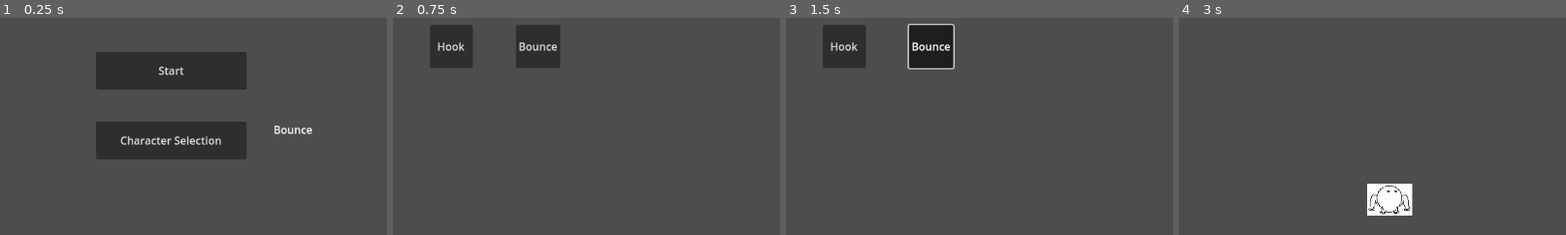
Above: before the commit, frames 1-4 (left to right).
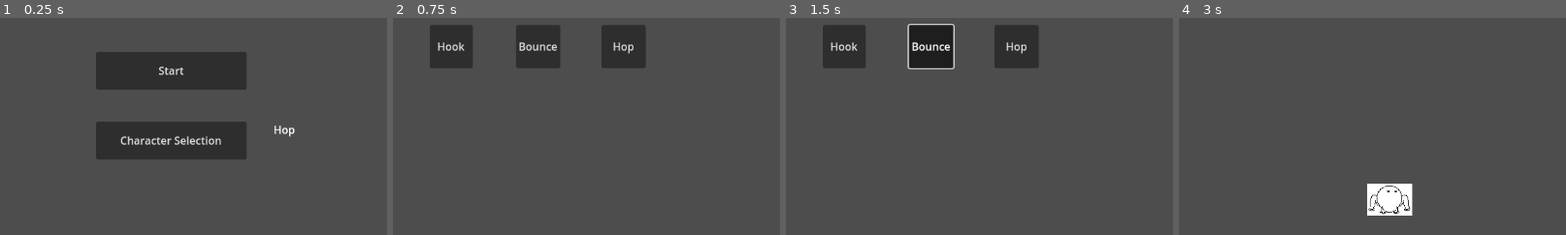
Above: after the commit, the same moments.

Repository: KeepSmyle/game-two
Game: Godot game, scene res://main_menu.tscn
Same seed, same stepped clock (60 frames per second), same inputs: the game is played once before the commit and once after it.
Inputs:
- Up to frame 1 (0.25 s): no input
- Up to frame 2 (0.75 s): click "Character Selection" at 0.5 s
- Up to frame 3 (1.5 s): click "Bounce" at 1.25 s
- Up to frame 4 (3 s): click "Back" at 2 s; click "Start" at 2.75 s
The pictures show only the part of the screen within x 23-73%, y 8-58%; the shares and areas given below are measured in that part.

The runs differ from the first frame. In frame 1, 0.2% of the frame differs, in the area x 71-81%, y 49-55%; in frame 2, 2.2%, in the area x 53-66%, y 3-24%; in frame 3, 2.2%; in frame 4, nothing differs.

Commit message:
added hop-character

Diff:
--- a/Game Two/Player/Player.gd
+++ b/Game Two/Player/Player.gd
@@ -5,7 +5,7 @@
 var collision
 
 var SPEED = 300.0
-const JUMP_VELOCITY = -400.0
+var JUMP_VELOCITY = -400.0
 
 # Get the gravity from the project settings to be synced with RigidBody nodes.
 var gravity = ProjectSettings.get_setting("physics/2d/default_gravity")
@@ -19,9 +19,8 @@
 
 func _standart_movement(delta):
 
-	# Handle jump.
-	if Input.is_action_just_pressed("peng_jump") && is_on_floor():
-		velocity.y = JUMP_VELOCITY
+	_jump()
+	_sprint()
 
 	# one axis that can go both ways (a and d)
 	direction = Input.get_axis("peng_moveLeft", "peng_moveRight")
@@ -41,11 +40,18 @@
 	if !is_on_floor():
 		velocity.y += gravity * delta
 
+
+	#move_and_slide returns true while colliding
+	collision = move_and_slide()
+
+func _jump():
+	# Handle jump.
+	if Input.is_action_just_pressed("peng_jump") && is_on_floor():
+		velocity.y = JUMP_VELOCITY
+
+func _sprint():
 	# Handle sprint
 	if Input.is_action_pressed("peng_sprint") && is_on_floor():
 		SPEED = 500
 	if Input.is_action_just_released("peng_sprint"):
 		SPEED = 300
-
-	#move_and_slide returns true while colliding
-	collision = move_and_slide()
--- a/Game Two/Player/player_hook.tscn
+++ b/Game Two/Player/player_hook.tscn
@@ -1,6 +1,6 @@
 [gd_scene load_steps=5 format=3 uid="uid://b2w7aslcvg0dq"]
 
-[ext_resource type="Script" path="res://Player/Player_hook.gd" id="1_rkhjm"]
+[ext_resource type="Script" path="res://Player/player_hook.gd" id="1_rkhjm"]
 [ext_resource type="Texture2D" uid="uid://cb78j78ut0s6n" path="res://images/Spider.jpg" id="2_xl57v"]
 
 [sub_resource type="SpriteFrames" id="SpriteFrames_ynl43"]
--- /dev/null
+++ b/Game Two/Player/player_hop.gd
@@ -0,0 +1,38 @@
+extends "res://Player/Player.gd"
+
+func _ready():
+	JUMP_VELOCITY = -600
+
+
+func _physics_process(delta):
+	_standart_movement(delta)
+
+	if is_on_floor():
+		velocity.x = 0
+
+	if Input.is_action_pressed("peng_action"):
+		SPEED = 400.0
+		_hop_movement(delta)
+	else:
+		SPEED = 200.0
+
+#todo: jump cooldown?
+func _hop_movement(delta):
+	if is_on_floor() && direction:
+		if direction == -1:
+			get_node("AnimatedSprite2D").flip_h = true
+		elif direction == 1:
+			get_node("AnimatedSprite2D").flip_h = false
+		velocity.x = direction * SPEED
+		velocity.y = JUMP_VELOCITY
+
+#different jump?
+func _jump():
+	# Handle jump.
+	if Input.is_action_just_pressed("peng_jump") && is_on_floor():
+		velocity.y = JUMP_VELOCITY
+		print("hi")
+
+#sprint disabled
+func _sprint():
+	pass
--- /dev/null
+++ b/Game Two/Player/player_hop.tscn
@@ -0,0 +1,33 @@
+[gd_scene load_steps=5 format=3 uid="uid://cs2p6uiqqdkpw"]
+
+[ext_resource type="Texture2D" uid="uid://cf7dfriccwgqw" path="res://images/Frog.jpg" id="1_ge72v"]
+[ext_resource type="Script" path="res://Player/player_hop.gd" id="1_m0d1k"]
+
+[sub_resource type="SpriteFrames" id="SpriteFrames_fogkj"]
+animations = [{
+"frames": [{
+"duration": 1.0,
+"texture": ExtResource("1_ge72v")
+}],
+"loop": true,
+"name": &"default",
+"speed": 5.0
+}]
+
+[sub_resource type="CapsuleShape2D" id="CapsuleShape2D_nh2kt"]
+radius = 16.0
+height = 32.0
+
+[node name="CharacterBody2D" type="CharacterBody2D"]
+script = ExtResource("1_m0d1k")
+
+[node name="AnimatedSprite2D" type="AnimatedSprite2D" parent="."]
+position = Vector2(1.66446, 1.66893e-06)
+scale = Vector2(0.123401, 0.100946)
+sprite_frames = SubResource("SpriteFrames_fogkj")
+
+[node name="Camera2D" type="Camera2D" parent="."]
+zoom = Vector2(1.5, 1.5)
+
+[node name="CollisionShape2D" type="CollisionShape2D" parent="."]
+shape = SubResource("CapsuleShape2D_nh2kt")
--- a/Game Two/arena.gd
+++ b/Game Two/arena.gd
@@ -2,6 +2,7 @@
 
 var Bounce_Player = load("res://Player/Player_bounce.tscn")
 var Hook_Player = load("res://Player/Player_hook.tscn")
+var Hop_Player = load("res://Player/Player_hop.tscn")
 
 
 # Called when the node enters the scene tree for the first time.
@@ -12,6 +13,8 @@
 			playerScene = Hook_Player.instantiate()
 		"Bounce_Guy":
 			playerScene = Bounce_Player.instantiate()
+		"Hop_Guy":
+			playerScene = Hop_Player.instantiate()
 
 	find_child("Player").add_child(playerScene)
 	playerScene.set_owner(playerScene.get_parent())
--- a/Game Two/character_selection.gd
+++ b/Game Two/character_selection.gd
@@ -12,12 +12,17 @@
 	Main.character = "Hook_Guy"
 	find_child("Hook_Guy").button_pressed = true
 
-
 func _on_bounce_guy_pressed():
 	_untoggle_all()
 	Main.character = "Bounce_Guy"
 	find_child("Bounce_Guy").button_pressed = true
 
+func _on_hop_guy_pressed():
+	_untoggle_all()
+	Main.character = "Bounce_Guy"
+	find_child("Hop_Guy").button_pressed = true
+
+
 func _untoggle_all():
 	find_child("Hook_Guy").button_pressed = false
 	find_child("Bounce_Guy").button_pressed = false
--- a/Game Two/character_selection.tscn
+++ b/Game Two/character_selection.tscn
@@ -21,6 +21,14 @@
 toggle_mode = true
 text = "Bounce"
 
+[node name="Hop_Guy" type="Button" parent="."]
+offset_left = 575.0
+offset_top = 64.0
+offset_right = 641.0
+offset_bottom = 128.0
+toggle_mode = true
+text = "Hop"
+
 [node name="Back" type="Button" parent="."]
 offset_left = 320.0
 offset_top = 544.0
@@ -30,4 +38,6 @@
 
 [connection signal="pressed" from="Hook_Guy" to="." method="_on_hook_guy_pressed"]
 [connection signal="pressed" from="Bounce_Guy" to="." method="_on_bounce_guy_pressed"]
+[connection signal="pressed" from="Hop_Guy" to="." method="_on_hop_guy_pressed"]
+[connection signal="pressed" from="Hop_Guy" to="." method="_on_bounce_guy_pressed"]
 [connection signal="pressed" from="Back" to="." method="_on_back_pressed"]
--- a/Game Two/main_menu.gd
+++ b/Game Two/main_menu.gd
@@ -1,6 +1,6 @@
 extends Node2D
 
-var character = "Bounce_Guy"
+var character = "Hop_Guy"
 var label
 
 func _ready():
